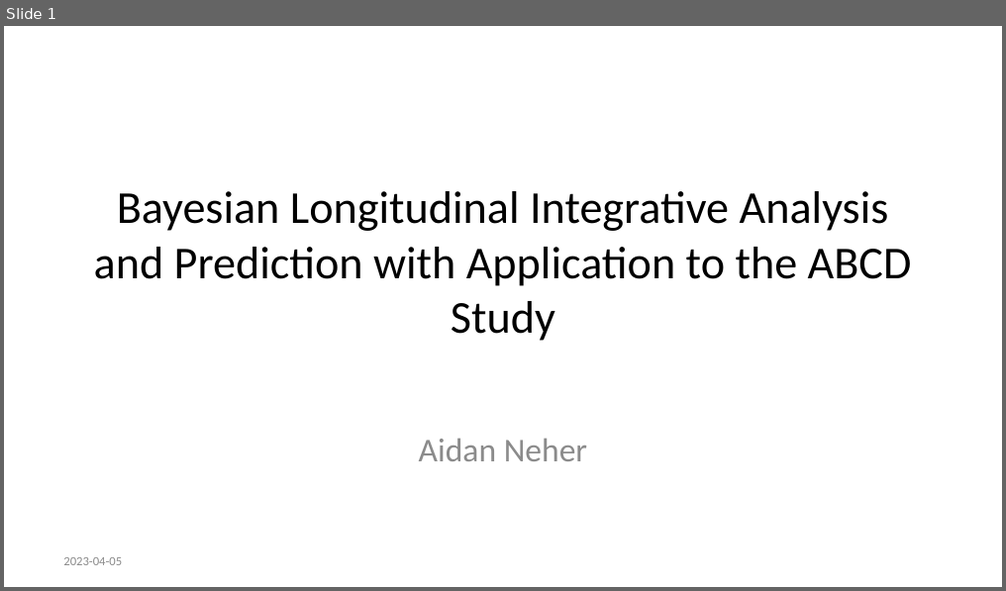
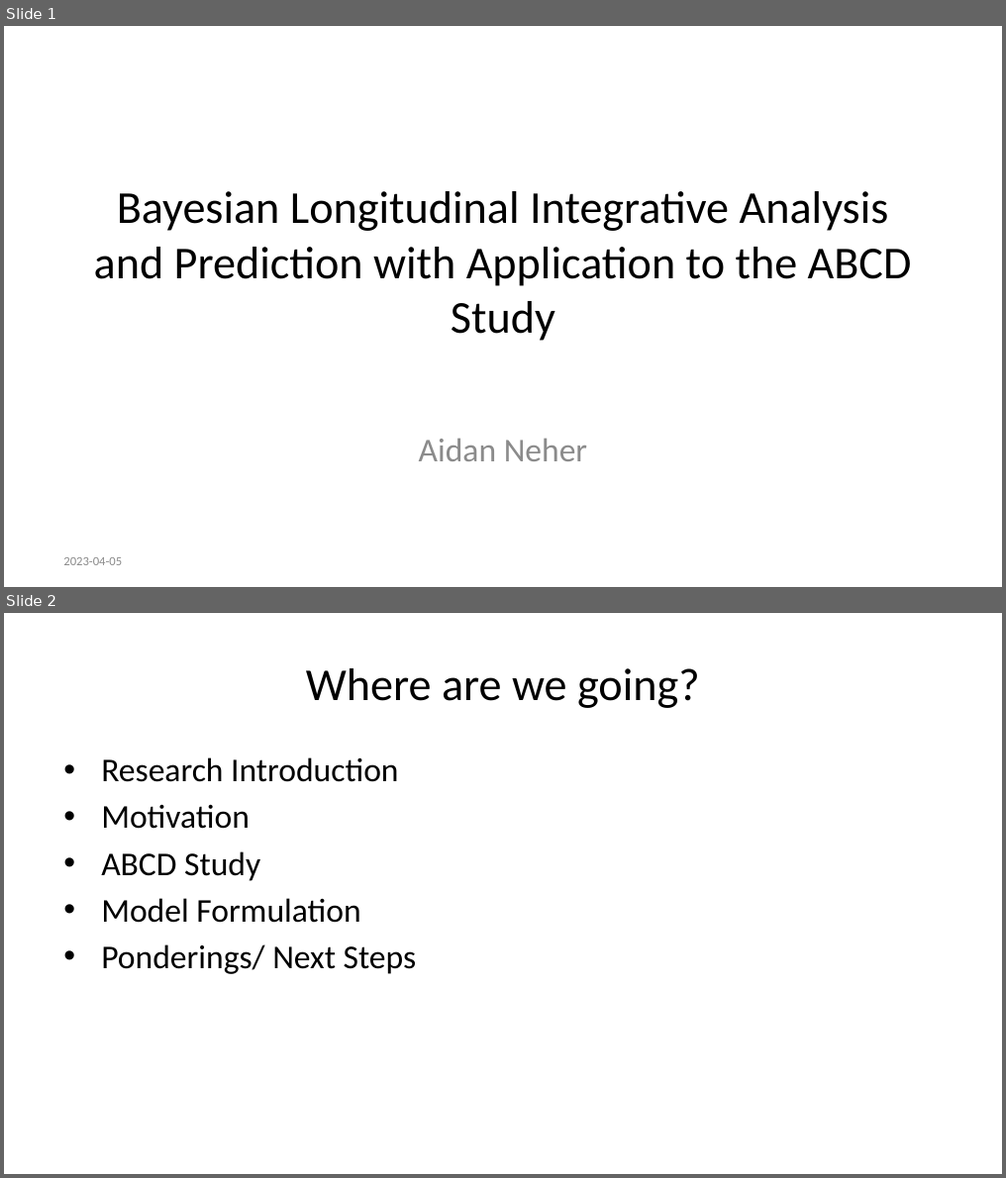
Before and after one commit to nehera/abcd_multiview, a slide deck: 2023.04.05-StatGen-Journal-Club-Presentation.pptx. Shown one above the other, each under a label of ours: slide 1 before the commit, slides 1 and 2 after it. The pictures are 1006x591 and 1006x1178 pixels, drawn with LibreOffice and Linux fonts; fonts in the diff are those of the drawing. Boxes give left, top, right and bottom in pixels: in the first picture for what was removed or moved away, otherwise in the second. Text is boxed around its words. In the diff, an @@ line names an element or a change of style, - is before the commit and + after.

```diff
--- a/2023.04.05-StatGen-Journal-Club-Presentation.pptx
+++ b/2023.04.05-StatGen-Journal-Club-Presentation.pptx
@@ slide 2 added at (4,613,1002,1174), background #FFFFFF @@
@@ title added at (306,668,700,708), 33 pt, text #000000 @@
+Where are we going?
@@ text added at (101,758,417,974), 24 pt, text #000000 @@
+• Research Introduction
+• Motivation
+• ABCD Study
+• Model Formulation
+• Ponderings/ Next Steps
```
Also in this commit, not shown: 2 slides changed, 1 other slide added, 15 other files.
